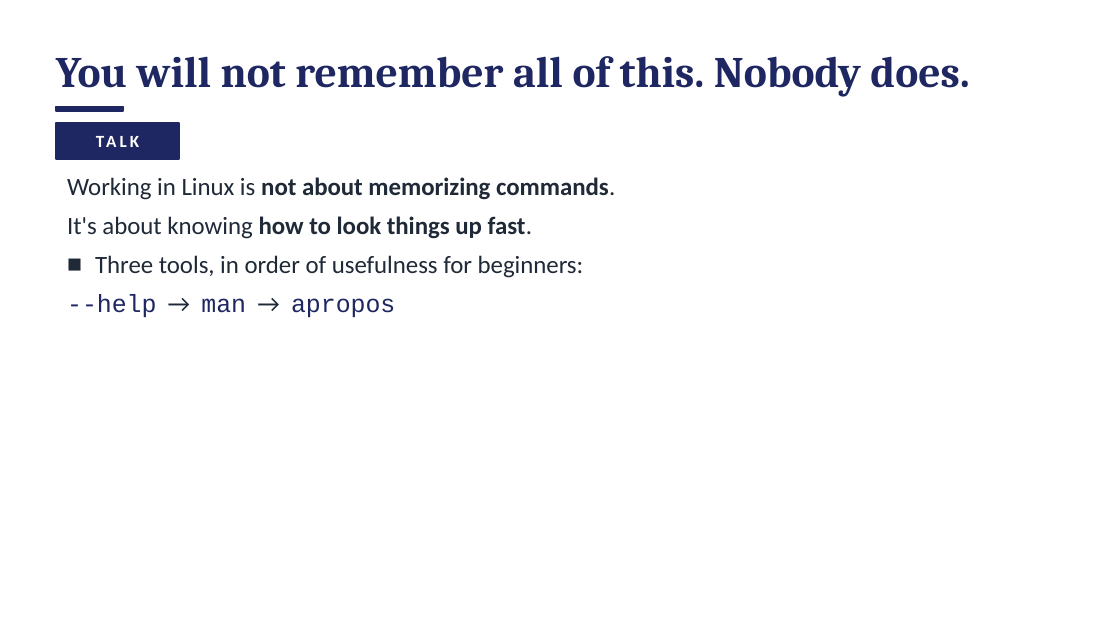
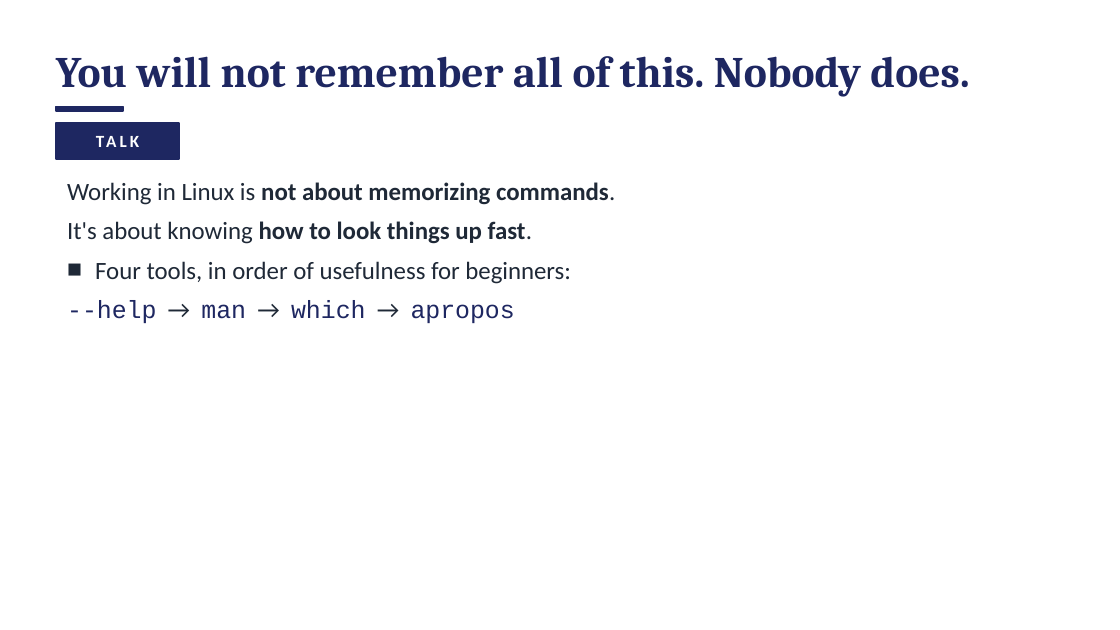
Before and after one commit to access-ci-org/Operations-STEP-2026, a slide deck: slide 48 of Linux_Terminal/DRAFT_workshop-linux-session1.pptx. Drawn at 1120x630 pixels with LibreOffice and Linux fonts; fonts in the diff are those of the drawing. Boxes give left, top, right and bottom in pixels: in the first picture for what was removed or moved away, otherwise in the second. Text is boxed around its words. In the diff, an @@ line names an element or a change of style, - is before the commit and + after.

```diff
--- a/Linux_Terminal/DRAFT_workshop-linux-session1.pptx
+++ b/Linux_Terminal/DRAFT_workshop-linux-session1.pptx
@@ text at (67,261,571,323): text changed @@
-■ Three tools, in order of usefulness for beginners:
-  ■ --help → man → apropos
+■ Four tools, in order of usefulness for beginners:
+  ■ --help → man → which → apropos
```
Also in this commit, not shown: 92 other slides changed, 1 slide added, 3 slides removed, 1 other file.
